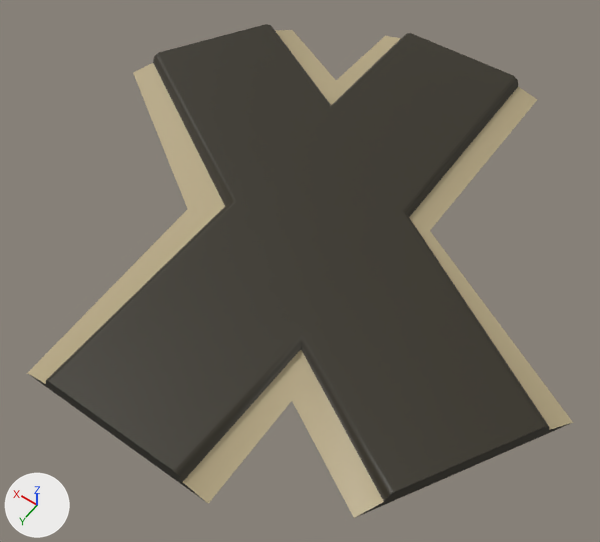
The FBX model Assets/Art/Models/Road Tiles/Road_XAngle.fbx: old version first, new version second.
Camera for both pictures: a camera (50 mm lens) standing at (-0.458, 0.683, 0.922) and looking at (-0.021, 0.07, -0.04). Lighting does not change. The marker at lower left points along +X, +Y and +Z. Where no turn or scale is listed for an object, it has been applied to the vertices.

Objects in the first picture: 'Road_XAngle'.
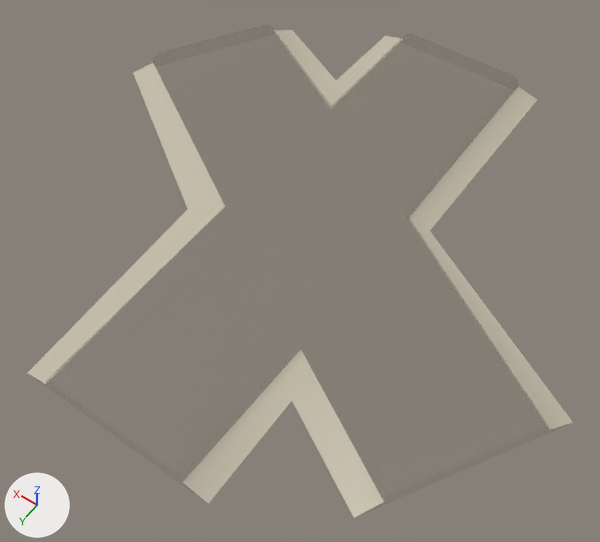
Boxes [x1, y1, x2, y2] around the edits, measured in the pictures (600 x 542 px):
'Road_XAngle', surface changed, recoloured (beige to grey): [28, 24, 573, 518] in both

The change, as a list of edits to the scene's bpy script:
```text
Change img_road00_noline_png:
    img_road00_noline_png: load_image('Road00_NoLine.png', '../../Textures/Road00_NoLine.png', 1024, 1024, 'sRGB') -> load_image('Road00_NoLine.png', '../../Textures/Road00_NoLine.png', 1024, 1024, 'Non-Color')
Add mat_road_011:
    mat_road_011 = bpy.data.materials.new('Road.011')
    # uses the picture img_road00_noline_png
Change me_cylinder_406:
    where me_cylinder_406.from_pydata(...)  # 48 vertices, 34 faces; spans x -0.45..0.448, y -0.432..0.434, z 0.0..0.027
    remove me_cylinder_406.materials.append(mat_road_001)  # picture img_road00_noline_png
    add me_cylinder_406.materials.append(mat_road_011)
```
